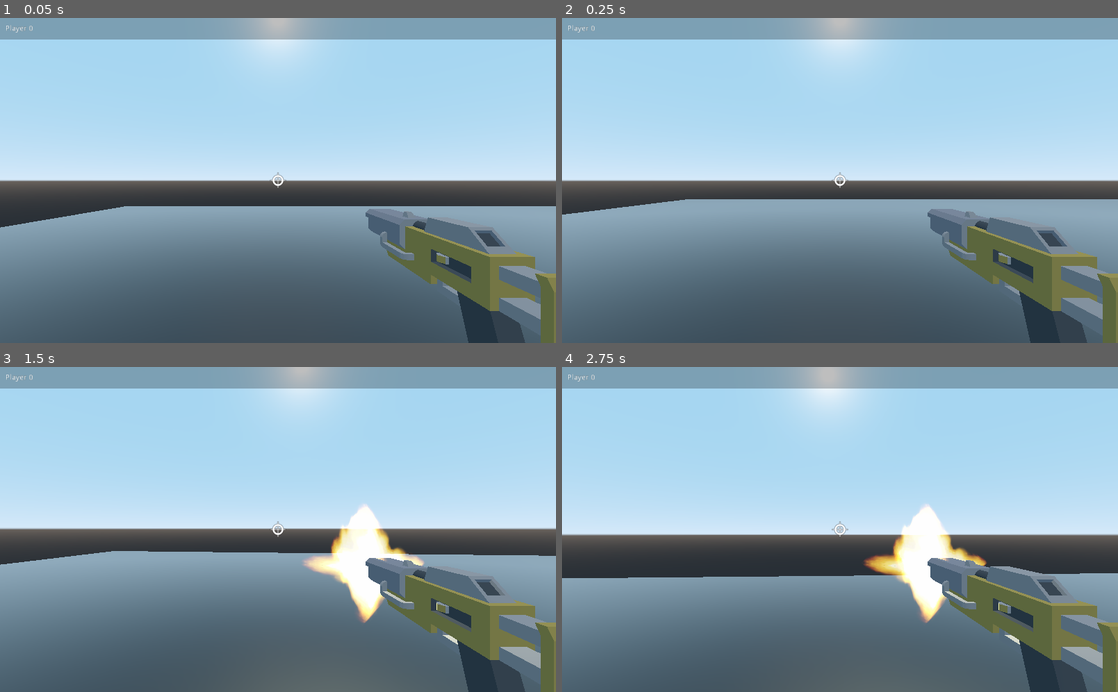
Above: before the commit, frames 1-4 (two rows, left to right).
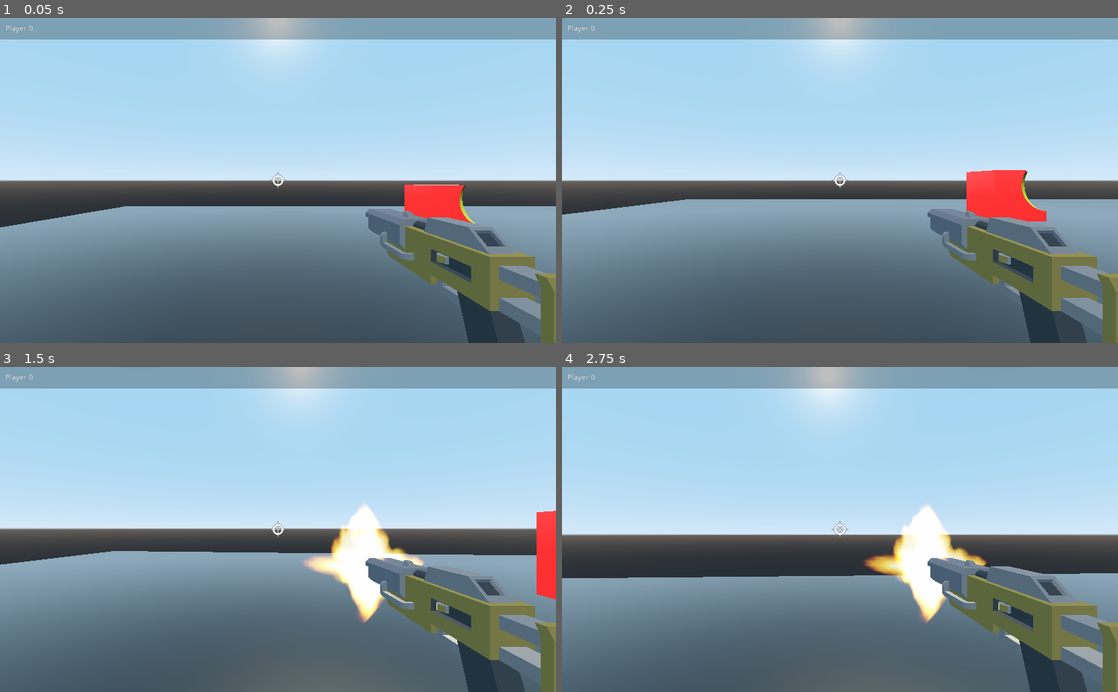
Above: after the commit, the same moments.

Repository: BL-MSCH-C220-F21/Project-05-Demo
Game: Godot game, scene res://Game.tscn
Same seed, same stepped clock (60 frames per second), same inputs: the game is played once before the commit and once after it.
Inputs (mouse positions are in pixels of both pictures, inside the frame that each line leads up to):
- Up to frame 1 (0.05 s): no input
- Up to frame 2 (0.25 s): no input
- Up to frame 3 (1.5 s): tap Enter at 0.5 s; move the mouse to (305, 529) at 0.52 s; hold Space (shoot) 0.53-1.28 s; hold W (forward) from 0.53 s (still down); move the mouse to (250, 529) at 1.27 s; tap Space (shoot) at 1.35 s
- Up to frame 4 (2.75 s): keep holding W (forward); move the mouse to (851, 523) at 2.02 s; hold Space (shoot) from 2.03 s (still down)

The runs differ from the first frame. In frame 1, 1.1% of the frame differs, in the area x 72-86%, y 51-64%; in frame 2, 1.7%, in the area x 72-88%, y 46-63%; in frame 3, 0.9%; in frame 4, nothing differs.

Commit message:
Demo complete

Diff:
--- a/Game.tscn
+++ b/Game.tscn
@@ -13,6 +13,34 @@
 
 [sub_resource type="BoxShape" id=3]
 extents = Vector3( 20, 1, 20 )
+
+[sub_resource type="CubeMesh" id=4]
+
+[sub_resource type="SpatialMaterial" id=5]
+albedo_color = Color( 0.811765, 0.0862745, 0.0862745, 1 )
+metallic = 0.55
+roughness = 0.03
+emission_enabled = true
+emission = Color( 0.956863, 0.156863, 0.156863, 1 )
+emission_energy = 1.3
+emission_operator = 0
+emission_on_uv2 = false
+
+[sub_resource type="SphereMesh" id=6]
+
+[sub_resource type="SpatialMaterial" id=7]
+albedo_color = Color( 0.976471, 1, 0.2, 1 )
+metallic = 0.7
+roughness = 0.4
+
+[sub_resource type="CylinderMesh" id=8]
+top_radius = 0.2
+bottom_radius = 0.2
+
+[sub_resource type="SpatialMaterial" id=9]
+albedo_color = Color( 0, 0.717647, 1, 1 )
+metallic = 0.7
+roughness = 0.2
 
 [node name="Game" type="Spatial"]
 script = ExtResource( 1 )
@@ -60,3 +88,22 @@
 [node name="Camera" type="Camera" parent="."]
 transform = Transform( 1, 0, 0, 0, 0.919046, 0.39415, 0, -0.39415, 0.919046, 0, 10.8992, 22.0224 )
 current = true
+
+[node name="CSGMesh" type="CSGMesh" parent="."]
+transform = Transform( 1, 0, 0, 0, 1, 0, 0, 0, 1, 0, 2, -10 )
+operation = 2
+use_collision = true
+mesh = SubResource( 4 )
+material = SubResource( 5 )
+
+[node name="CSGMesh2" type="CSGMesh" parent="CSGMesh"]
+transform = Transform( 1, 0, 0, 0, 1, 0, 0, 0, 1, 1.03422, 0.41268, 0.923202 )
+operation = 2
+mesh = SubResource( 6 )
+material = SubResource( 7 )
+
+[node name="CSGMesh" type="CSGMesh" parent="CSGMesh"]
+transform = Transform( 1, 0, 0, 0, 1, 0, 0, 0, 1, 0, 0.591113, 0 )
+operation = 2
+mesh = SubResource( 8 )
+material = SubResource( 9 )
--- a/Player/Player.gd
+++ b/Player/Player.gd
@@ -57,7 +57,8 @@
 			var decal = Decal.instance()
 			t.add_child(decal)
 			decal.global_transform.origin = p
-			decal.look_at(p + n, Vector3.UP)
+			if n != Vector3.UP:
+				decal.look_at(p + n, Vector3.UP)
 
 
 func _on_Timer_timeout():
--- a/project.godot
+++ b/project.godot
@@ -14,7 +14,7 @@
 
 [application]
 
-config/name="Networked Game"
+config/name="CSG"
 run/main_scene="res://Game.tscn"
 config/icon="res://icon.png"
 
Not shown: 1 places in Game.tscn that only renumber resources
